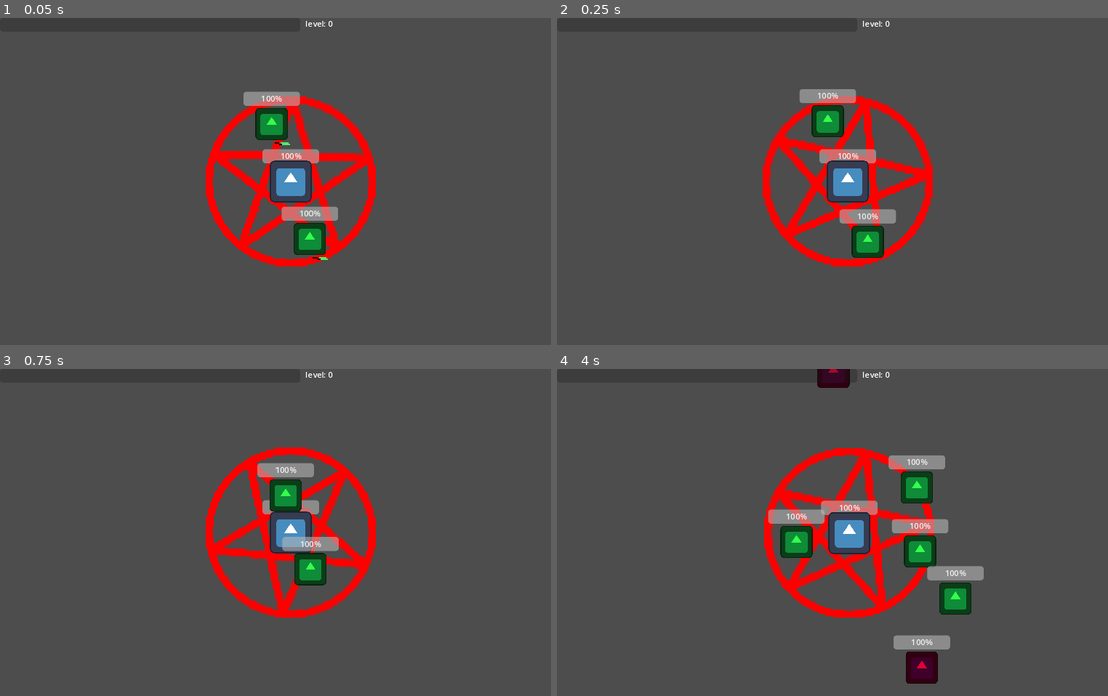
Above: before the commit, frames 1-4 (two rows, left to right).
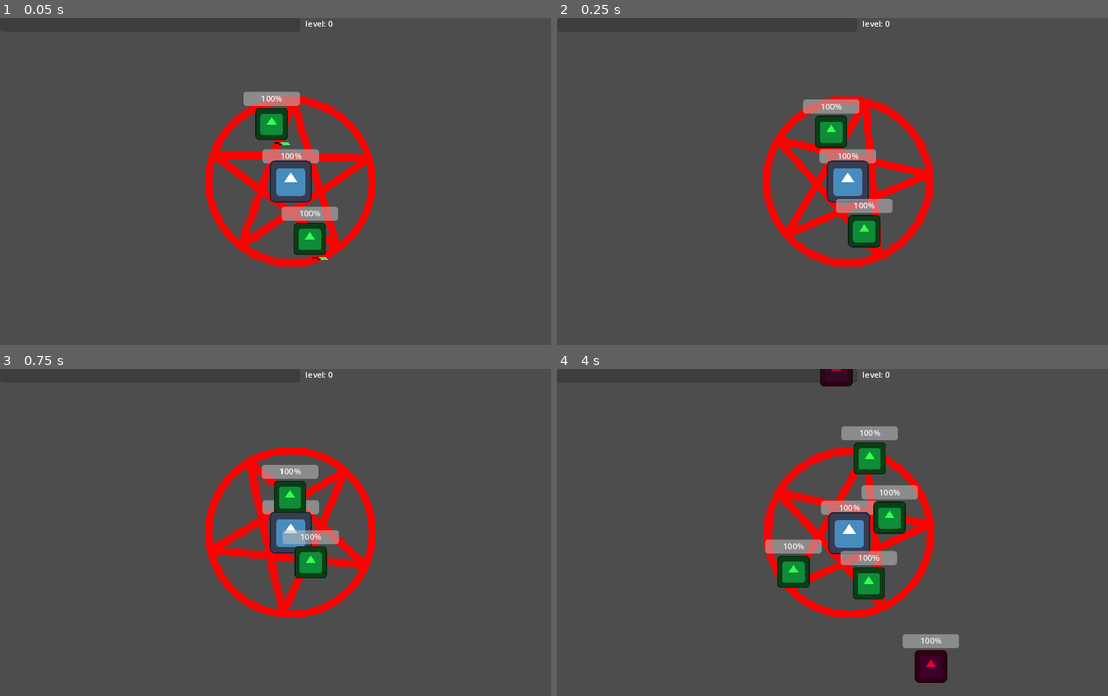
Above: after the commit, the same moments.

Repository: geekazodium/project-skeleton
Game: Godot game, scene res://scenes/game_scene.tscn
Same seed, same stepped clock (60 frames per second), same inputs: the game is played once before the commit and once after it. The engine's default icon, where the game draws it, is replaced by a stand-in: a white triangle on a blue panel in a dark square.
Inputs (mouse positions are in pixels of both pictures, inside the frame that each line leads up to):
- Up to frame 1 (0.05 s): no input
- Up to frame 2 (0.25 s): no input
- Up to frame 3 (0.75 s): move the mouse to (418, 516) at 0.52 s; click (418, 516) at 0.67 s
- Up to frame 4 (4 s): move the mouse to (733, 548) at 1.27 s; click (733, 548) at 1.42 s; move the mouse to (904, 460) at 2.02 s; click (904, 460) at 2.17 s; move the mouse to (815, 597) at 2.77 s; click (815, 597) at 2.92 s; move the mouse to (1019, 581) at 3.52 s; click (1019, 581) at 3.67 s

Frame 1 is identical in both runs. In frame 2, 2.3% of the frame differs, in the area x 44-62%, y 21-74%; in frame 3, 1.4%; in frame 4, 8.3%, in the area x 37-78%, y 0-97%.

Commit message:
fix: minion behavior & physics issues

Diff:
--- a/project.godot
+++ b/project.godot
@@ -55,9 +55,7 @@
 
 [physics]
 
-2d/run_on_separate_thread=true
 common/physics_ticks_per_second=20
-2d/physics_engine="GodotPhysics2D"
 common/physics_interpolation=true
 
 [rendering]
--- a/scenes/entities/minion.tscn
+++ b/scenes/entities/minion.tscn
@@ -58,7 +58,7 @@
 body = NodePath("..")
 nearby_detection = NodePath("NearbyMinionDetection")
 seperation_force = 2.0
-protected_range_squared = 16000.0
+protected_range_squared = 15000.0
 mouse_force_strength = 1.0
 deferred_velocity = NodePath("../DeferredVelocity")
 
@@ -84,7 +84,7 @@
 
 [node name="NearbyMinionDetection" type="Area2D" parent="BoidBehavior"]
 collision_layer = 0
-collision_mask = 6
+collision_mask = 4
 monitorable = false
 
 [node name="CollisionShape2D" type="CollisionShape2D" parent="BoidBehavior/NearbyMinionDetection"]
--- a/scenes/performance_profiling.tscn
+++ b/scenes/performance_profiling.tscn
@@ -6,7 +6,7 @@
 [node name="Node2D" type="Node2D" node_paths=PackedStringArray("label")]
 script = ExtResource("1_ycocm")
 to_instantiate = ExtResource("2_fmcx5")
-count = 400
+count = 500
 label = NodePath("CanvasLayer/Label")
 
 [node name="Camera2D" type="Camera2D" parent="."]
